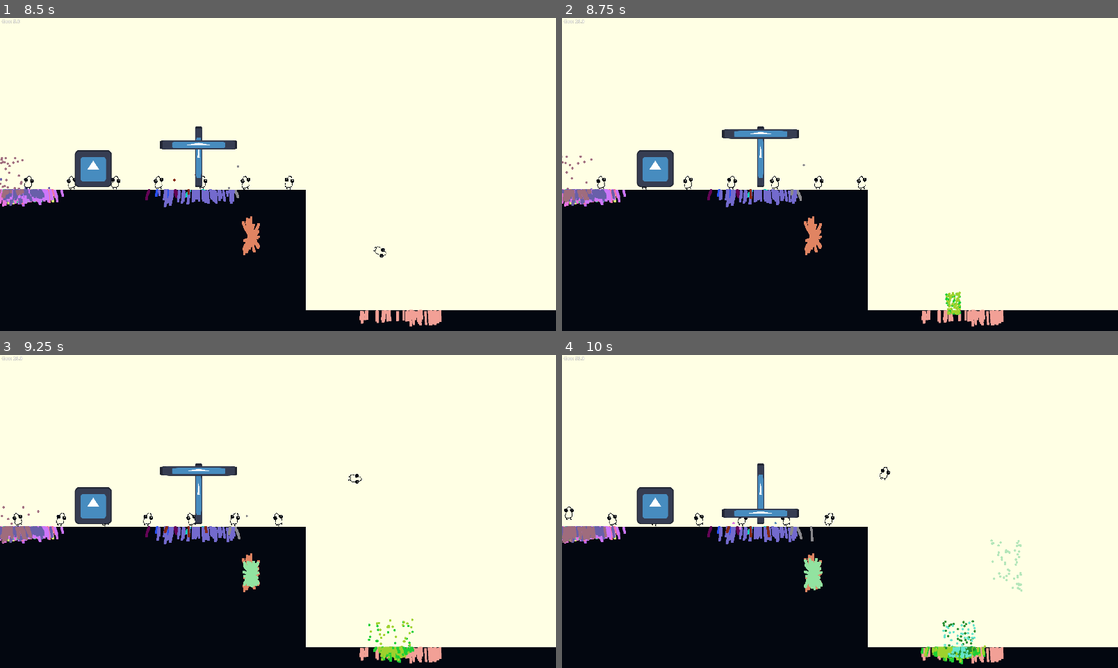
Above: before the commit, frames 1-4 (two rows, left to right).
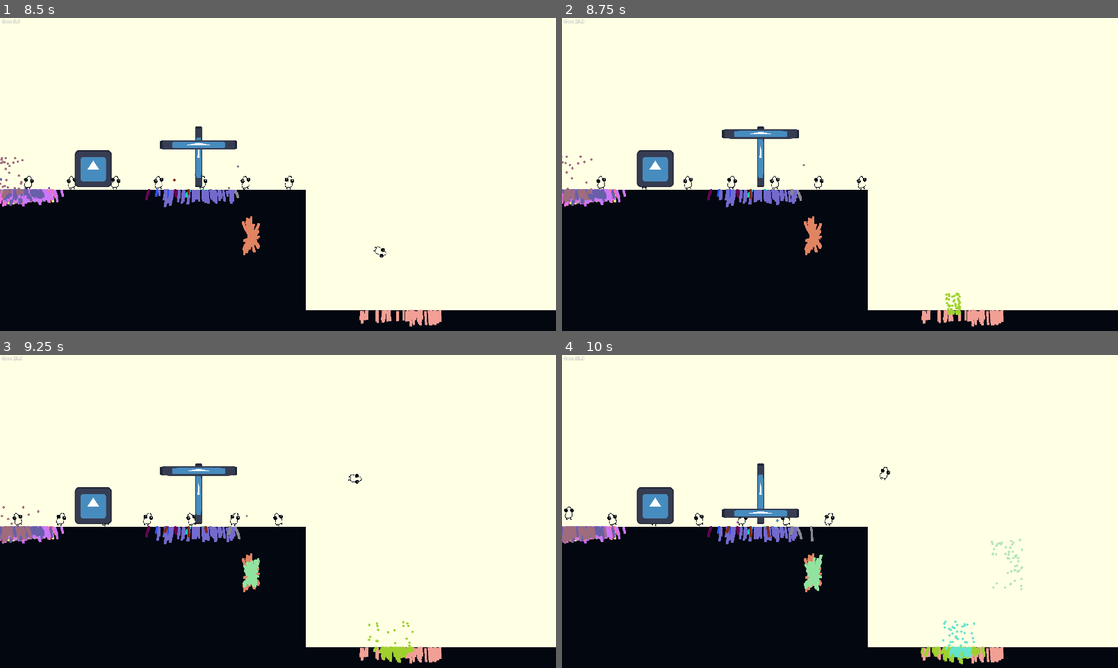
Above: after the commit, the same moments.

Repository: Octoan1/Tinkles-Incremental
Game: Godot game, scene res://main.tscn
The game is run twice, just before and just after one commit, with the same random seed, the same clock (stepped at 60 frames per second) and the same inputs. The engine's default icon, where the game draws it, is replaced by a stand-in: a white triangle on a blue panel in a dark square.
Inputs (mouse positions are in pixels of both pictures, inside the frame that each line leads up to):
- Up to frame 1 (8.5 s): tap Enter at 0.5 s; move the mouse to (400, 158) at 0.52 s; click (400, 158) at 0.6 s; move the mouse to (16, 183) at 1.27 s; click (16, 183) at 1.35 s; move the mouse to (5, 174) at 2.02 s; click (5, 174) at 2.1 s; move the mouse to (250, 237) at 2.77 s; click (250, 237) at 2.85 s; move the mouse to (27, 183) at 3.52 s; click (27, 183) at 3.6 s; move the mouse to (16, 183) at 4.27 s; click (16, 183) at 4.35 s; move the mouse to (5, 174) at 5.02 s; click (5, 174) at 5.1 s; move the mouse to (194, 96) at 5.77 s; click (194, 96) at 5.85 s; move the mouse to (27, 183) at 6.52 s; click (27, 183) at 6.6 s; move the mouse to (16, 183) at 7.27 s; click (16, 183) at 7.35 s; move the mouse to (5, 174) at 8.02 s; click (5, 174) at 8.1 s
- Up to frame 2 (8.75 s): no input
- Up to frame 3 (9.25 s): move the mouse to (250, 574) at 8.77 s; click (250, 574) at 8.85 s
- Up to frame 4 (10 s): move the mouse to (1006, 558) at 9.52 s; click (1006, 558) at 9.6 s

Frame 1 is identical in both runs. In frame 2, 0.1% of the frame differs, in the area x 68-72%, y 87-95%; in frame 3, 0.3%; in frame 4, 0.8%, in the area x 30-83%, y 52-99%.

Commit message:
removed goo from death as well

Diff:
--- a/Objects/Lemming/lemming.gd
+++ b/Objects/Lemming/lemming.gd
@@ -148,7 +148,7 @@
 	GameManager.modify_goo(death_value)
 
 	# testing
-	get_tree().root.get_node("Main").get_node("ParticleManager").spawn_particles(self.global_position)
+	#get_tree().root.get_node("Main").get_node("ParticleManager").spawn_particles(self.global_position)
 
 	self.queue_free()
 
